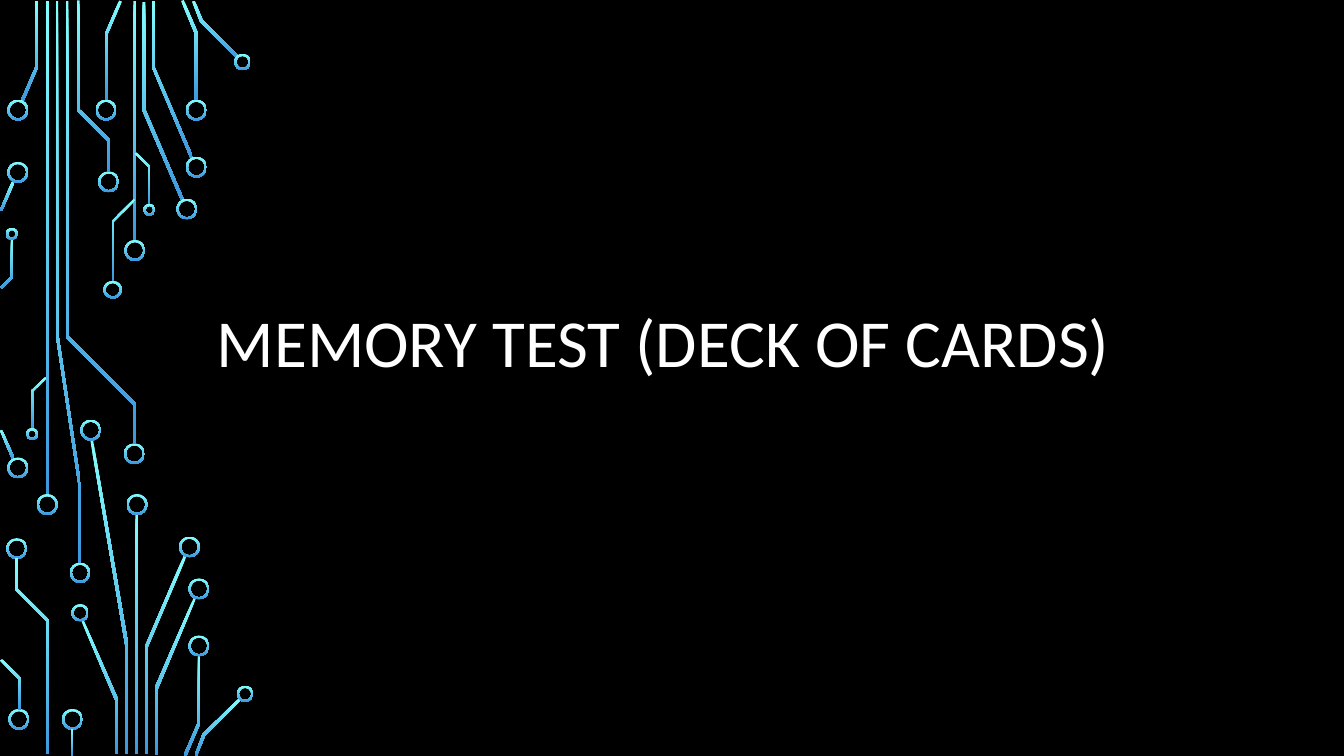
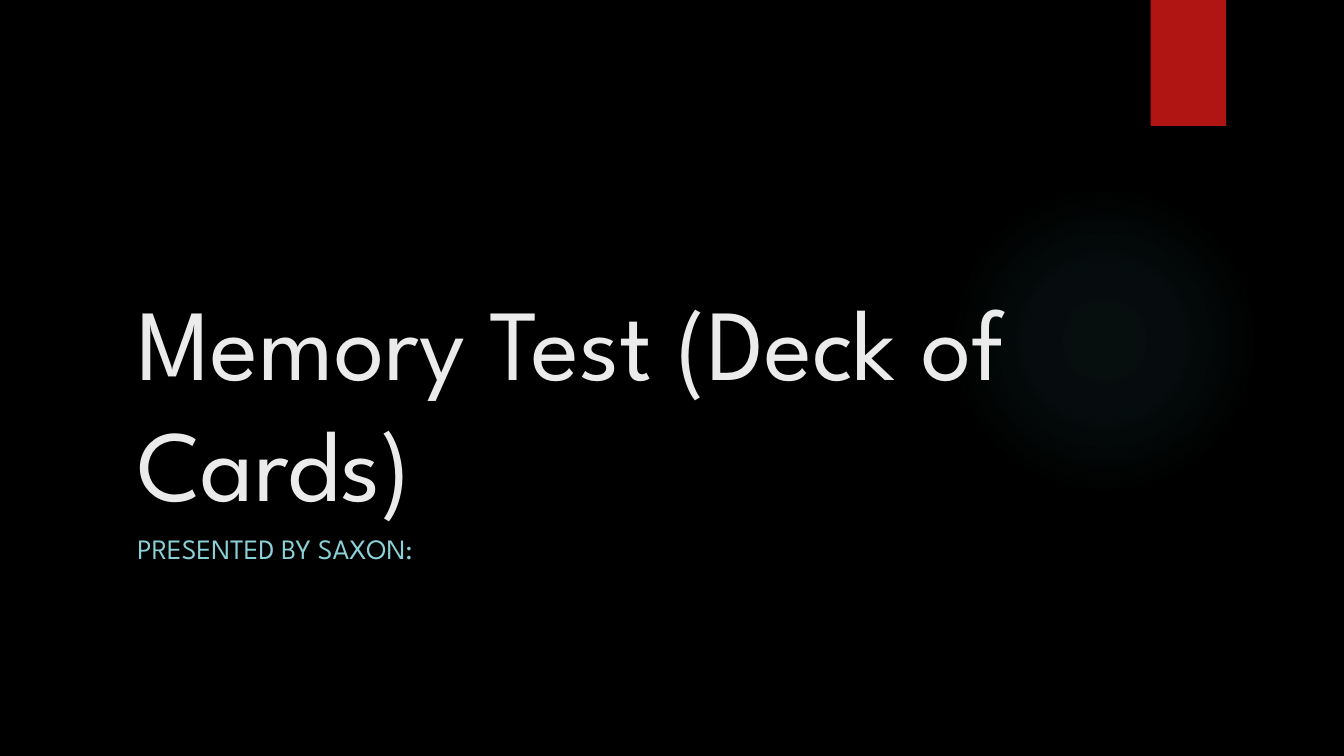
Before and after one commit to IgnitionOrk/SCaR_Arcade, a slide deck: slide 9 of SCaRArcade.pptx (slide 8 before the commit). Drawn at 1344x756 pixels with LibreOffice and Linux fonts; fonts in the diff are those of the drawing; background and template pictures are left out. Boxes give left, top, right and bottom in pixels: in the first picture for what was removed or moved away, otherwise in the second. Text is boxed around its words. In the diff, an @@ line names an element or a change of style, - is before the commit and + after.

```diff
--- a/SCaRArcade.pptx
+++ b/SCaRArcade.pptx
@@ rectangle added at [1150,0,1226,126], fill #B01513 @@
@@ ellipse added at [949,185,1259,495], fill gradient #50B9C1 @@
@@ title at [137,309,1004,521]: text changed; size 48 to 72 pt; font Calibri to League Spartan; text colour #FFFFFF to #EBEBEB @@
-MEMORY TEST (DECK OF CARDS)
+Memory Test (Deck of Cards)
@@ group removed at [0,0,254,756]: 50 freeform shapes, 4 rectangles @@
@@ subtitle added at [137,540,413,560], 20 pt, text #8AD0D6 @@
+PRESENTED BY SAXON:
```
Also in this commit, not shown: 8 other slides changed, 2 slides added, 2 slides removed.
